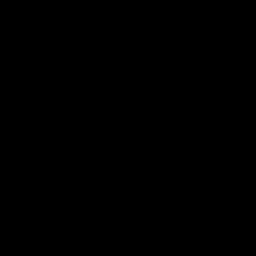
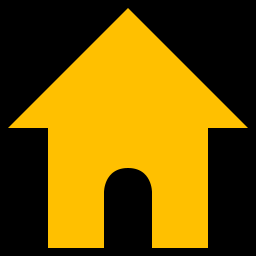
Layered file, before and after one edit (256 × 256). Changes by layer:
added layer "Layer 3" above "Layer 2" over [8,8,248,248]
